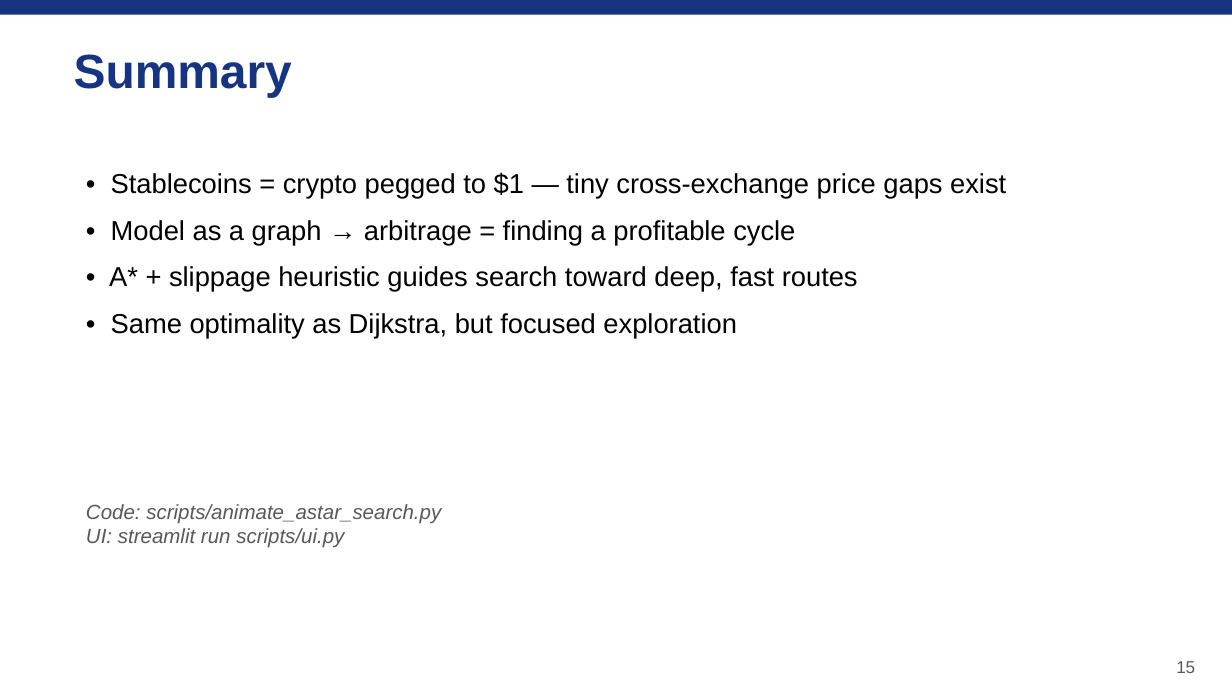
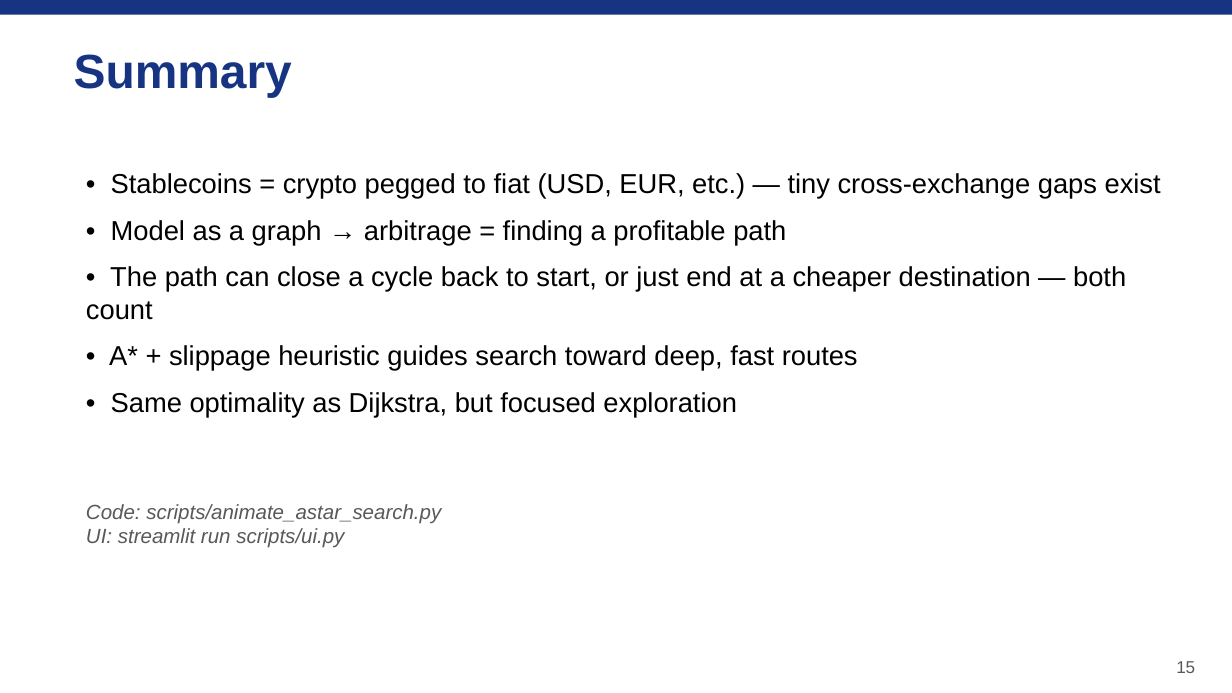
Before and after one commit to kevinl03/Stablecoin-CrossExchange-Arbitrage, a slide deck: slide 15 of astar_arbitrage_deck.pptx. Drawn at 1232x693 pixels with LibreOffice and Linux fonts; fonts in the diff are those of the drawing. Boxes give left, top, right and bottom in pixels: in the first picture for what was removed or moved away, otherwise in the second. Text is boxed around its words. In the diff, an @@ line names an element or a change of style, - is before the commit and + after.

```diff
--- a/astar_arbitrage_deck.pptx
+++ b/astar_arbitrage_deck.pptx
@@ text at [86,173,1161,320]: text changed @@
-• Stablecoins = crypto pegged to $1 — tiny cross-exchange price gaps exist
-• Model as a graph → arbitrage = finding a profitable cycle
+• Stablecoins = crypto pegged to fiat (USD, EUR, etc.) — tiny cross-exchange gaps exist
+• Model as a graph → arbitrage = finding a profitable path
+• The path can close a cycle back to start, or just end at a cheaper destination — both count
```
Also in this commit, not shown: 4 other slides changed, 1 other file.
